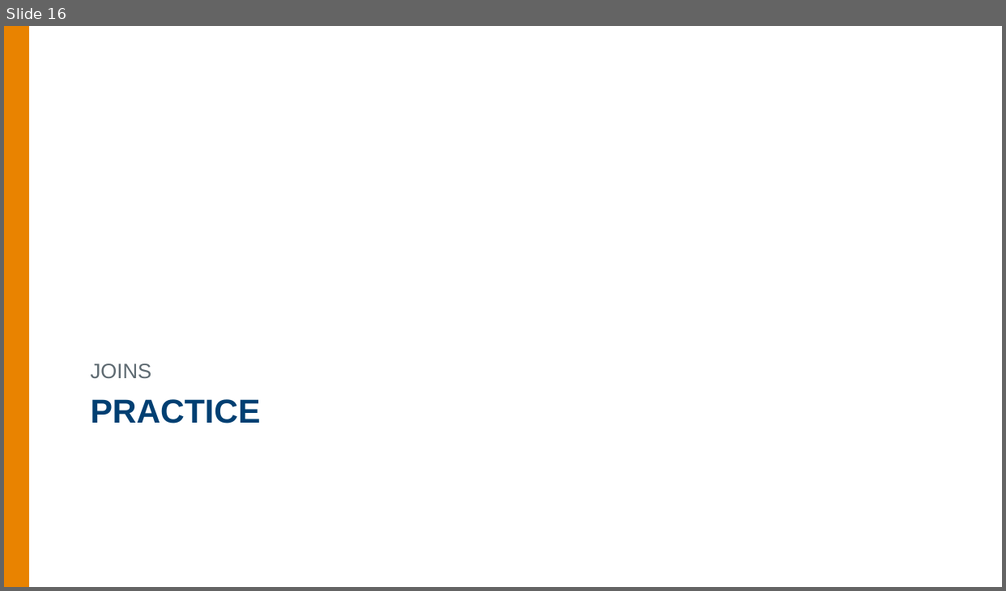
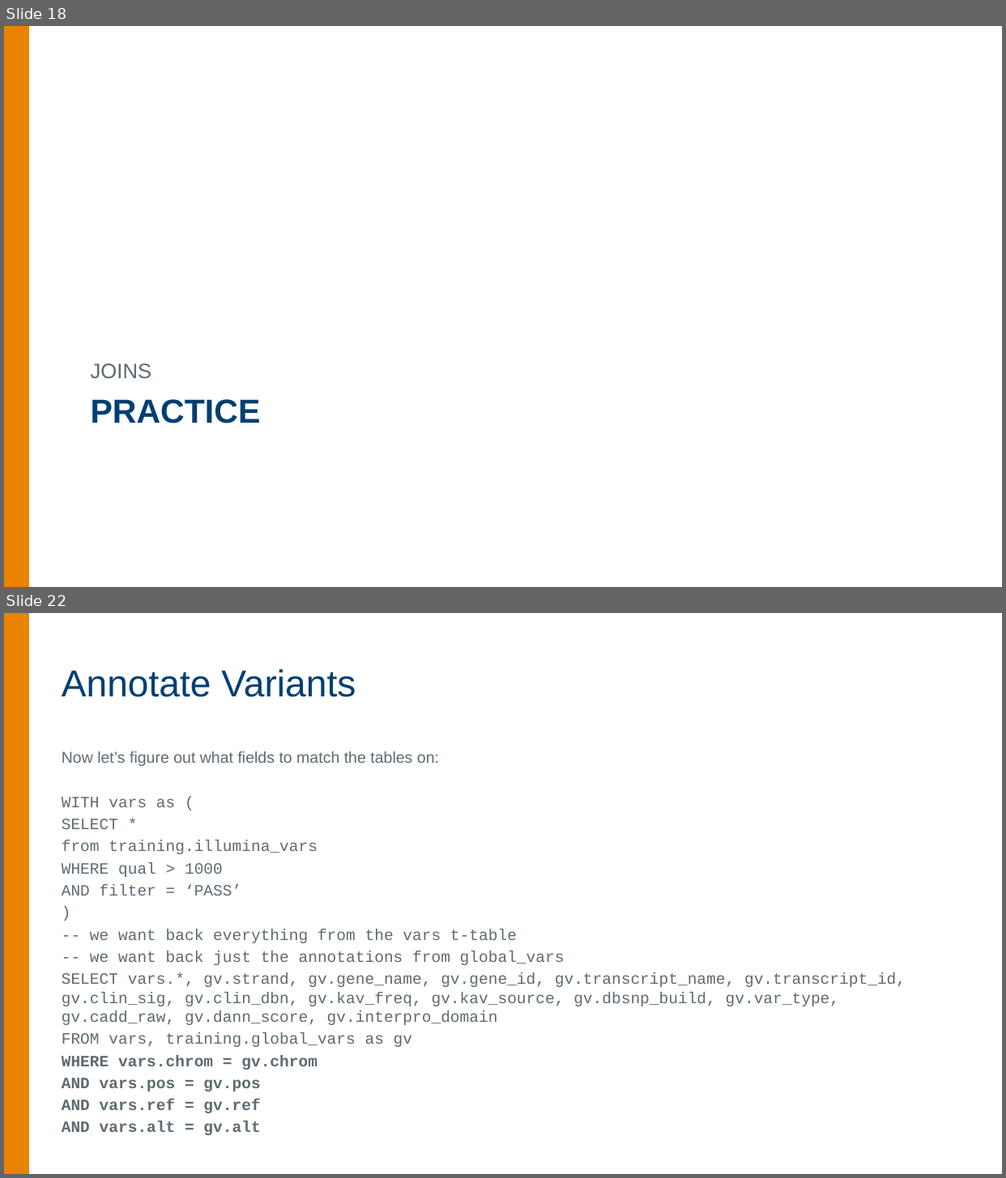
Before and after one commit to summerela/impala_scripts, a slide deck: training/Building Queries.pptx. Shown one above the other, each under a label of ours: slide 16 before the commit, slides 18 and 22 after it; the slides between them are not shown. The pictures are 1006x591 and 1006x1178 pixels, drawn with LibreOffice and Linux fonts; fonts in the diff are those of the drawing; background and template pictures are left out. Boxes give left, top, right and bottom in pixels: in the first picture for what was removed or moved away, otherwise in the second. Text is boxed around its words. In the diff, an @@ line names an element or a change of style, - is before the commit and + after.

```diff
--- a/training/Building Queries.pptx
+++ b/training/Building Queries.pptx
@@ slide 22 added at (4,613,1002,1174), background #FFFFFF; not listed: 1 template element that a slide beside it also shows @@
@@ title added at (62,669,356,697), 36 pt, text #003F72 @@
+Annotate Variants
@@ text added at (62,752,906,1114), 15.2 pt, text #5E6A71 @@
+Now let’s figure out what fields to match the tables on:
+WITH vars as (
+SELECT *
+from training.illumina_vars
+WHERE qual > 1000
+AND filter = ‘PASS’
+)
+-- we want back everything from the vars t-table
+-- we want back just the annotations from global_vars
+SELECT vars.*, gv.strand, gv.gene_name, gv.gene_id, gv.transcript_name, gv.transcript_id, gv.clin_sig, gv.clin_dbn, gv.kav_freq, gv.kav_source, gv.dbsnp_build, gv.var_type, gv.cadd_raw, gv.dann_score, gv.interpro_domain
+FROM vars, training.global_vars as gv
+WHERE vars.chrom = gv.chrom
+AND vars.pos = gv.pos
+AND vars.ref = gv.ref
+AND vars.alt = gv.alt
@@ what was slide 16 is now slide 18 @@
```
Also in this commit, not shown: 2 slides changed, 6 other slides added, 1 slide removed, 4 other files.
